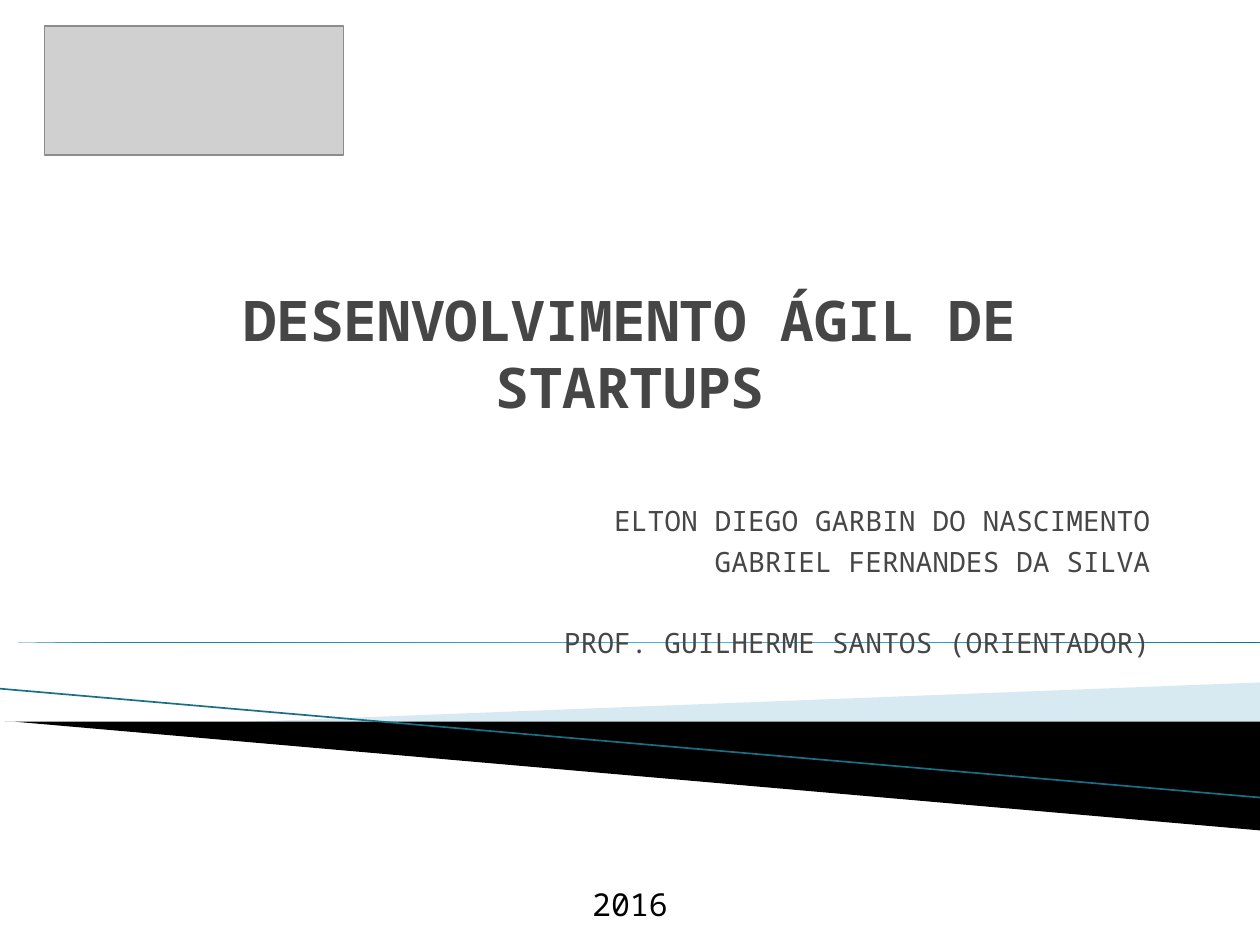
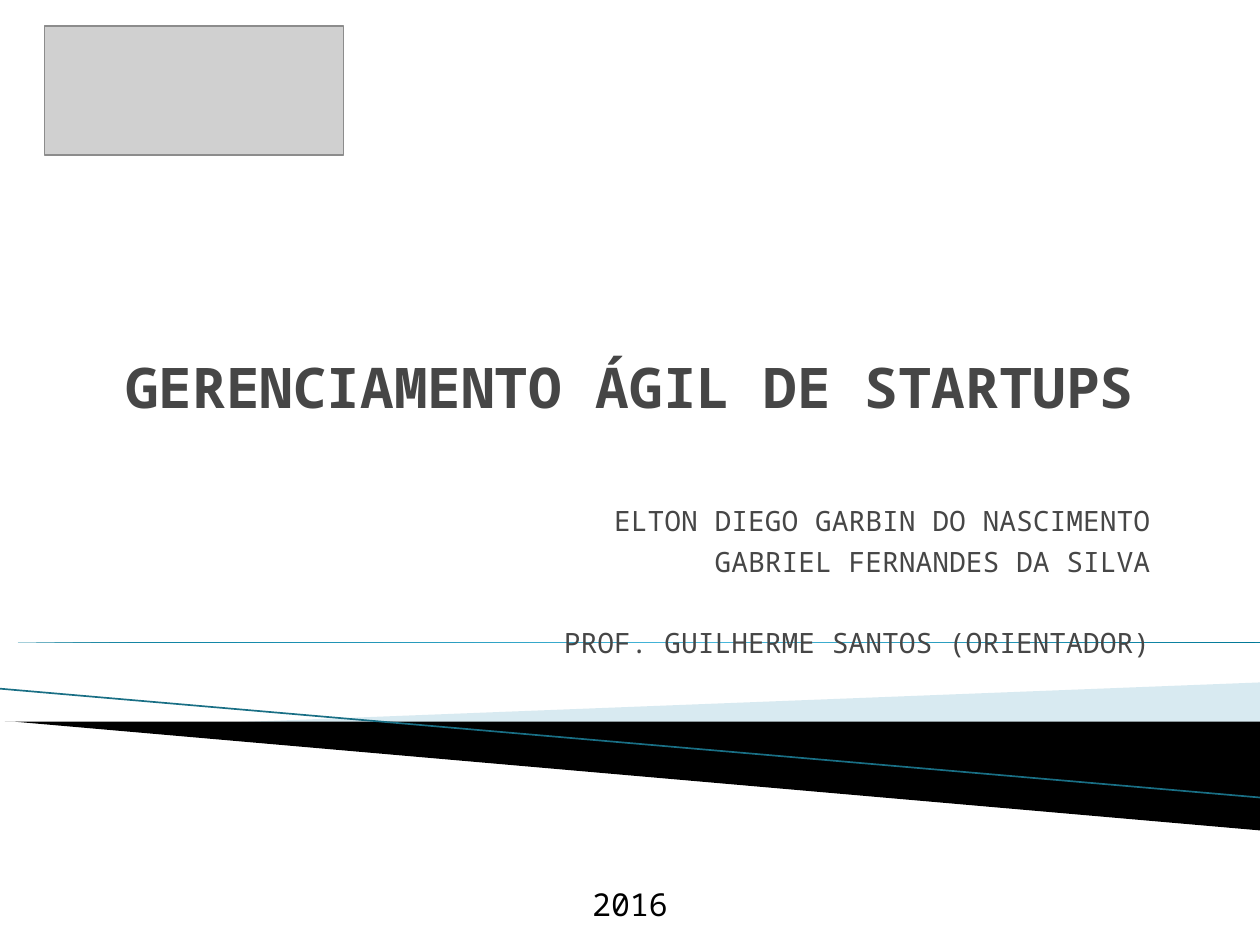
Before and after one commit to Elton-Garbin/TCC-2016, a slide deck: slide 1 of StartIdea/StartIdea.Docs/Apresentacao.pptx. Drawn at 1260x945 pixels with LibreOffice and Linux fonts; fonts in the diff are those of the drawing; grey boxes stand for pictures; background and template pictures are left out. Boxes give left, top, right and bottom in pixels: in the first picture for what was removed or moved away, otherwise in the second. Text is boxed around its words. In the diff, an @@ line names an element or a change of style, - is before the commit and + after.

```diff
--- a/StartIdea/StartIdea.Docs/Apresentacao.pptx
+++ b/StartIdea/StartIdea.Docs/Apresentacao.pptx
@@ title at <box>125,356,1134,409</box>: text changed @@
-DESENVOLVIMENTO ÁGIL DE STARTUPS
+GERENCIAMENTO ÁGIL DE STARTUPS
```
Also in this commit, not shown: 1 other slide changed.
